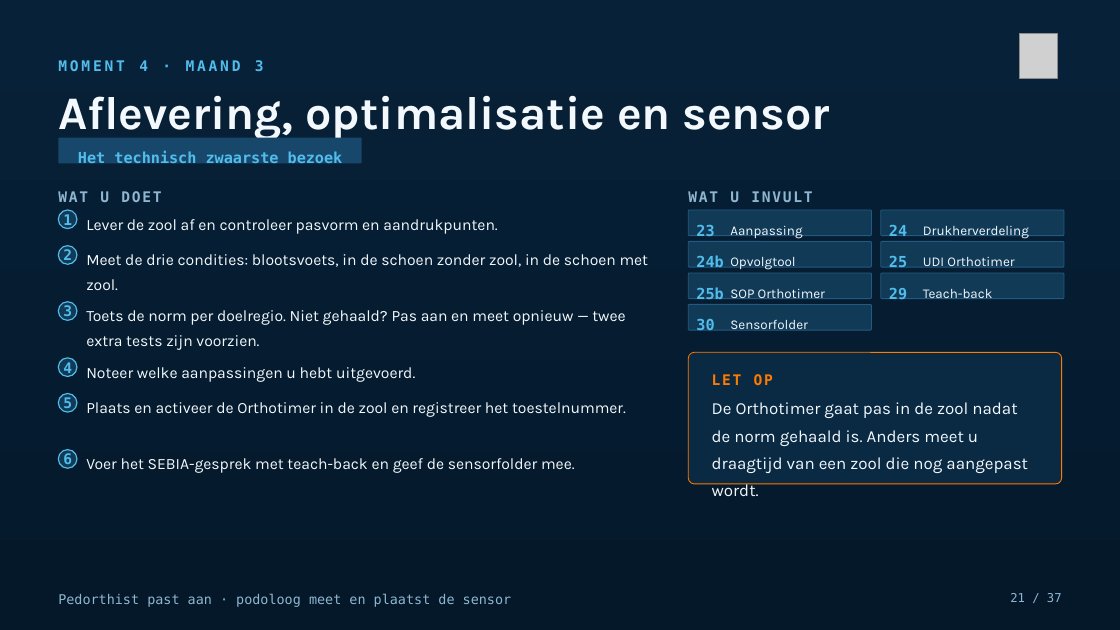
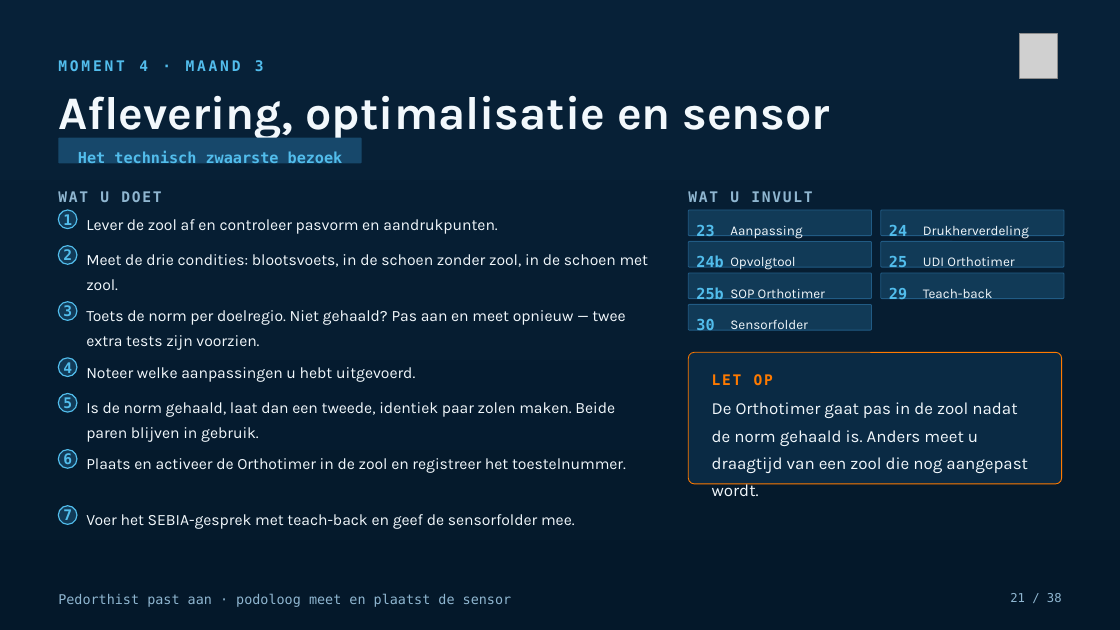
Before and after one commit to Dellfs/paradise-project, a slide deck: slide 21 of PARADISE_presentatie/PARADISE_opleidingssessie_voetklinieken.pptx. Drawn at 1120x630 pixels with LibreOffice and Linux fonts; fonts in the diff are those of the drawing; grey boxes stand for pictures. Boxes give left, top, right and bottom in pixels: in the first picture for what was removed or moved away, otherwise in the second. Text is boxed around its words. In the diff, an @@ line names an element or a change of style, - is before the commit and + after.

```diff
--- a/PARADISE_presentatie/PARADISE_opleidingssessie_voetklinieken.pptx
+++ b/PARADISE_presentatie/PARADISE_opleidingssessie_voetklinieken.pptx
@@ text added at box(86, 402, 615, 442), 13.5 pt, text #F2F8FC @@
+Is de norm gehaald, laat dan een tweede, identiek paar zolen maken. Beide paren blijven in gebruik.
@@ text "Plaats en activeer de Orthotimer ...": place and size @@
-text "Plaats en activeer de Orthotimer ..." at box(86, 402, 626, 417)
+text "Plaats en activeer de Orthotimer ..." at box(86, 458, 626, 473)
@@ ellipse added at box(58, 506, 76, 524), fill #113A57, outline #52BDEC 1 pt @@
@@ text added at box(63, 509, 72, 524), 12.5 pt, text #52BDEC, bold @@
+7
@@ text "Voer het SEBIA-gesprek met teach-back ...": place and size @@
-text "Voer het SEBIA-gesprek met teach-back ..." at box(86, 458, 575, 473)
+text "Voer het SEBIA-gesprek met teach-back ..." at box(86, 514, 575, 529)
@@ text at box(1010, 593, 1062, 602): text changed @@
-21 / 37
+21 / 38
```
Also in this commit, not shown: 35 other slides changed, 1 slide added, 1 other file.
